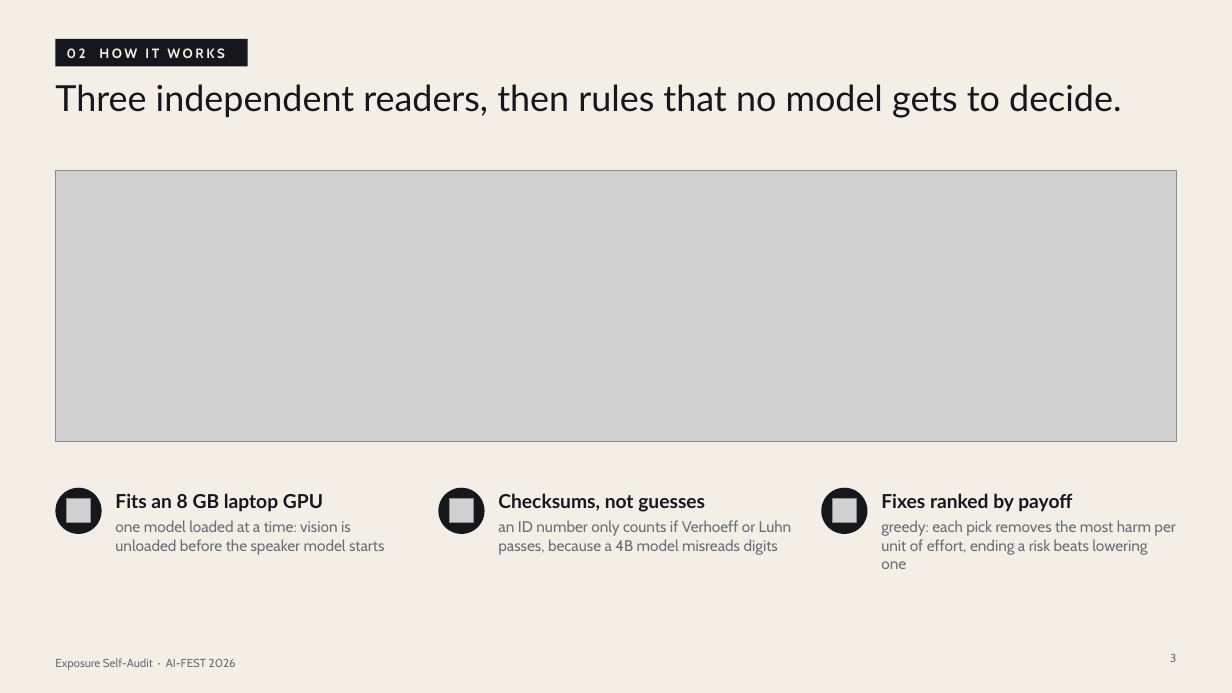
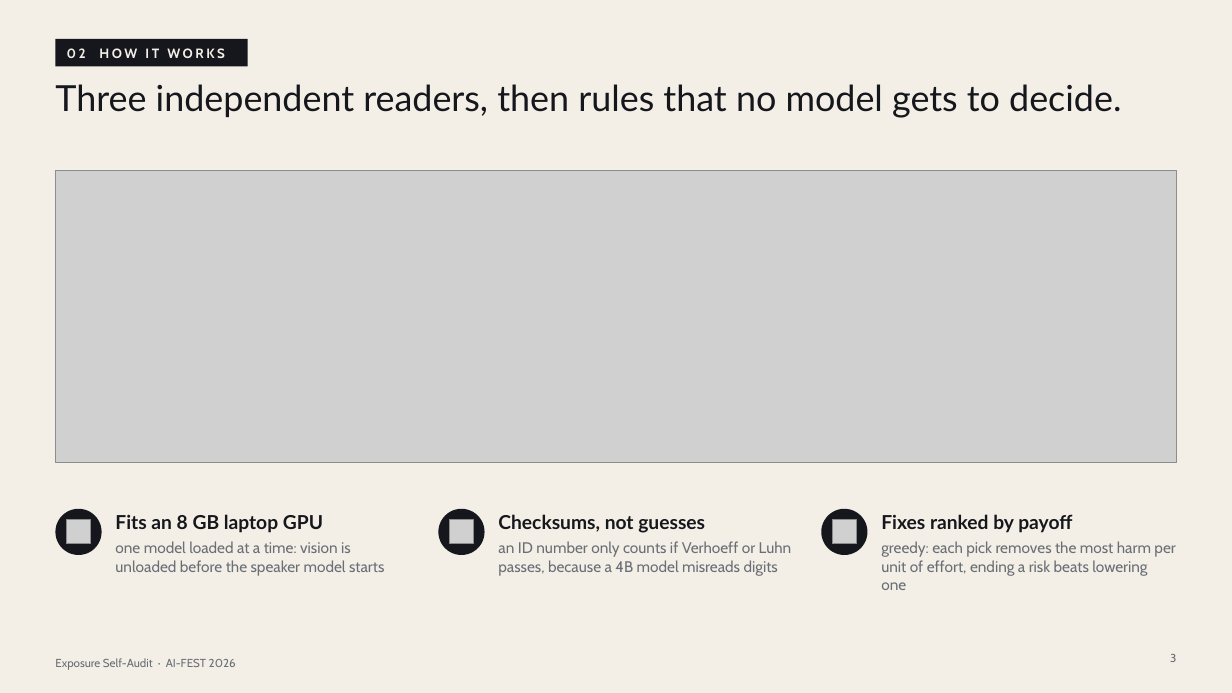
Before and after one commit to GeneralAumsum07/AI-fest-26-CSE, a slide deck: slide 3 of deck/exposure-self-audit.pptx. Drawn at 1232x693 pixels with LibreOffice and Linux fonts; fonts in the diff are those of the drawing; grey boxes stand for pictures. Boxes give left, top, right and bottom in pixels: in the first picture for what was removed or moved away, otherwise in the second. Text is boxed around its words. In the diff, an @@ line names an element or a change of style, - is before the commit and + after.

```diff
--- a/deck/exposure-self-audit.pptx
+++ b/deck/exposure-self-audit.pptx
@@ picture: place and size @@
-picture at (55, 171, 1177, 442)
+picture at (55, 171, 1177, 463)
@@ 6 texts, 3 pictures, 3 ellipses: place and size @@
-6 texts, 3 pictures, 3 ellipses at (55, 488, 1175, 569)
+6 texts, 3 pictures, 3 ellipses at (55, 509, 1175, 590)
```
Also in this commit, not shown: 5 other slides changed, 1 slide added, 4 other files.
